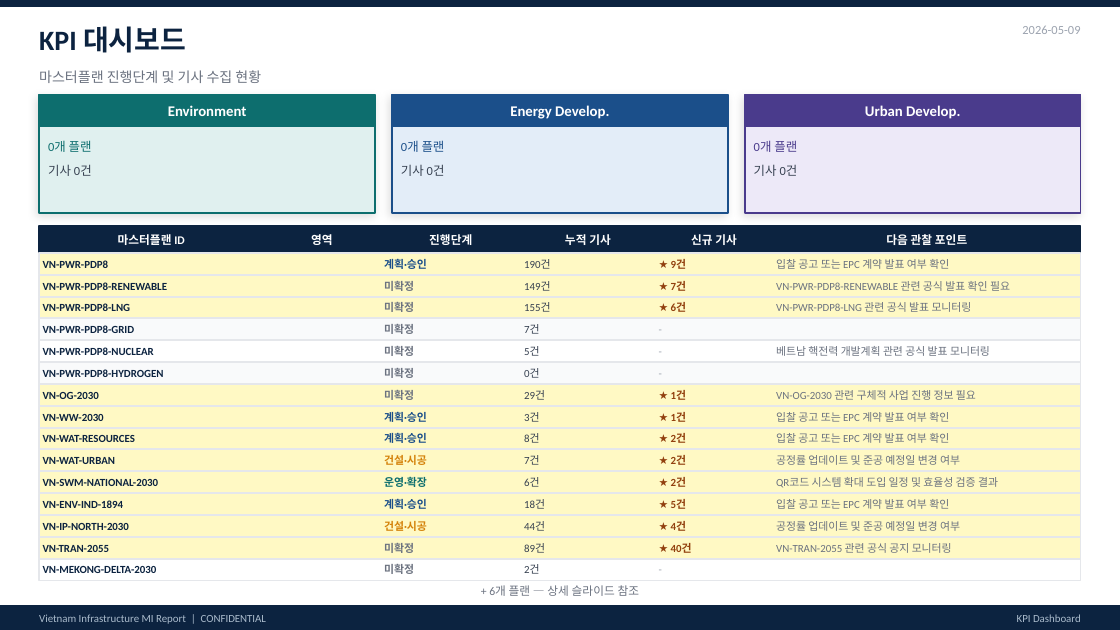
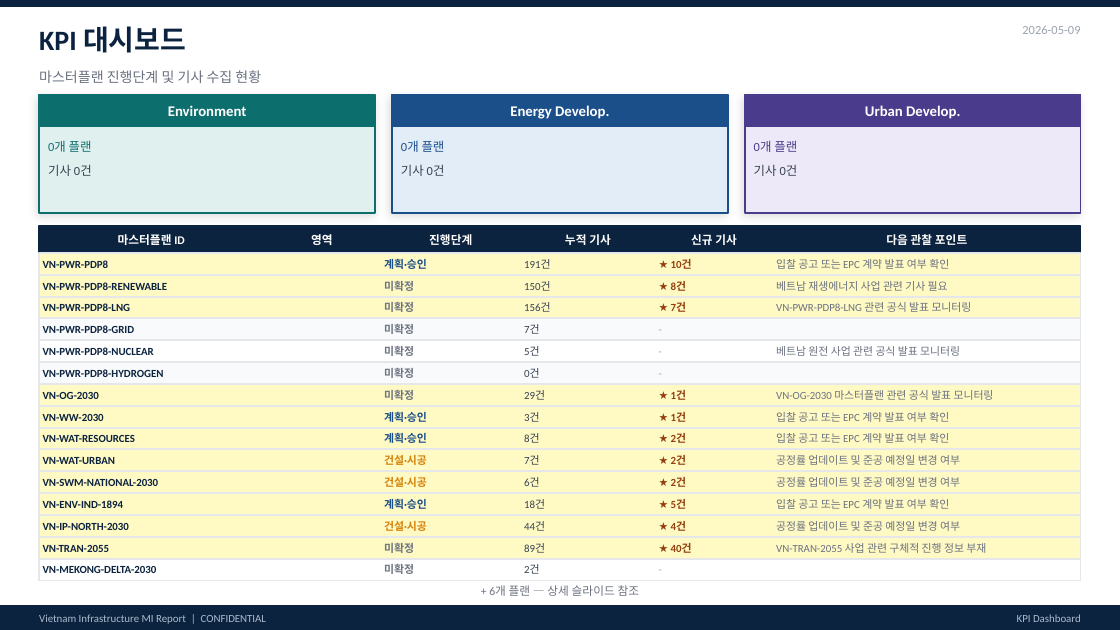
Before and after one commit to hms4792/vietnam-infra-news, a slide deck: slide 4 of docs/reports/VN_Infra_MI_Weekly_Report_20260509.pptx. Drawn at 1120x630 pixels with LibreOffice and Linux fonts; fonts in the diff are those of the drawing. Boxes give left, top, right and bottom in pixels: in the first picture for what was removed or moved away, otherwise in the second. Text is boxed around its words. In the diff, an @@ line names an element or a change of style, - is before the commit and + after.

```diff
--- a/docs/reports/VN_Infra_MI_Weekly_Report_20260509.pptx
+++ b/docs/reports/VN_Infra_MI_Weekly_Report_20260509.pptx
@@ text at (524, 259, 550, 269): text changed @@
-190건
+191건
@@ text at (659, 253, 769, 274): text changed @@
-★ 9건
+★ 10건
@@ text at (524, 281, 550, 291): text changed @@
-149건
+150건
@@ text "★ 7건": place and size @@
-text "★ 7건" at (659, 276, 769, 297)
+text "★ 7건" at (659, 297, 769, 318)
@@ text removed at (659, 297, 769, 318) @@
-★ 6건
@@ text added at (659, 276, 769, 297), 7 pt, text #92400E, bold @@
+★ 8건
@@ text at (776, 281, 948, 291): text changed @@
-VN-PWR-PDP8-RENEWABLE 관련 공식 발표 확인 필요
+베트남 재생에너지 사업 관련 기사 필요
@@ text at (776, 346, 960, 356): text changed @@
-베트남 핵전력 개발계획 관련 공식 발표 모니터링
+베트남 원전 사업 관련 공식 발표 모니터링
@@ text at (776, 390, 994, 400): text changed @@
-VN-OG-2030 관련 구체적 사업 진행 정보 필요
+VN-OG-2030 마스터플랜 관련 공식 발표 모니터링
@@ text at (384, 477, 427, 487): text changed; text colour #0D6E6E to #D4820A @@
-운영·확장
+건설·시공
@@ text at (776, 477, 960, 487): text changed @@
-QR코드 시스템 확대 도입 일정 및 효율성 검증 결과
+공정률 업데이트 및 준공 예정일 변경 여부
@@ text at (776, 543, 986, 553): text changed @@
-VN-TRAN-2055 관련 공식 공지 모니터링
+VN-TRAN-2055 사업 관련 구체적 진행 정보 부재
```
Also in this commit, not shown: 18 other slides changed, 6 other files.
